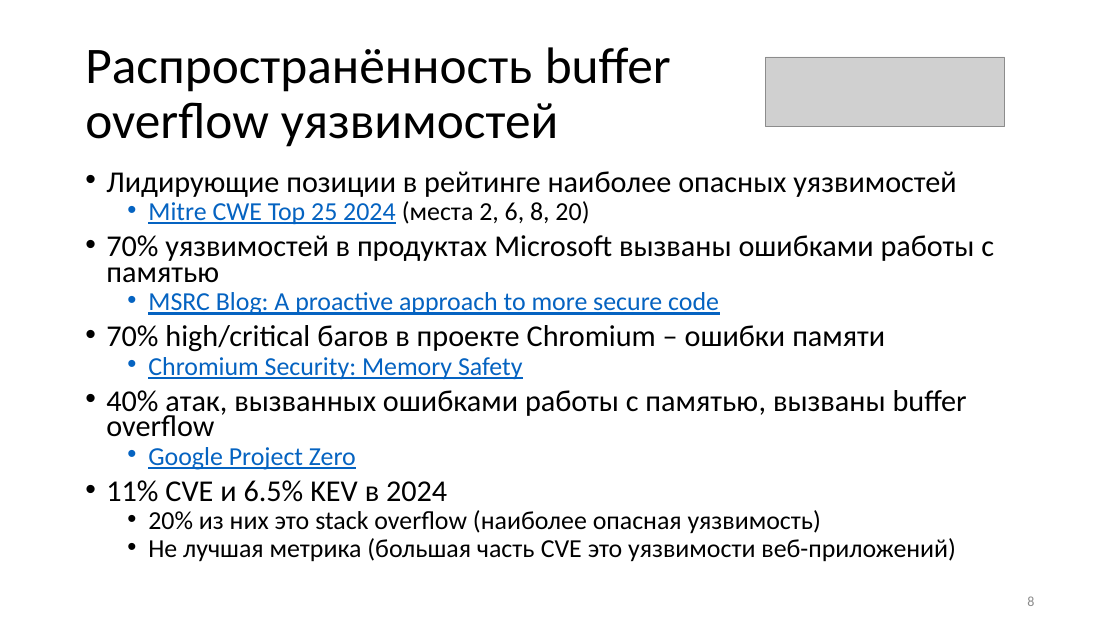
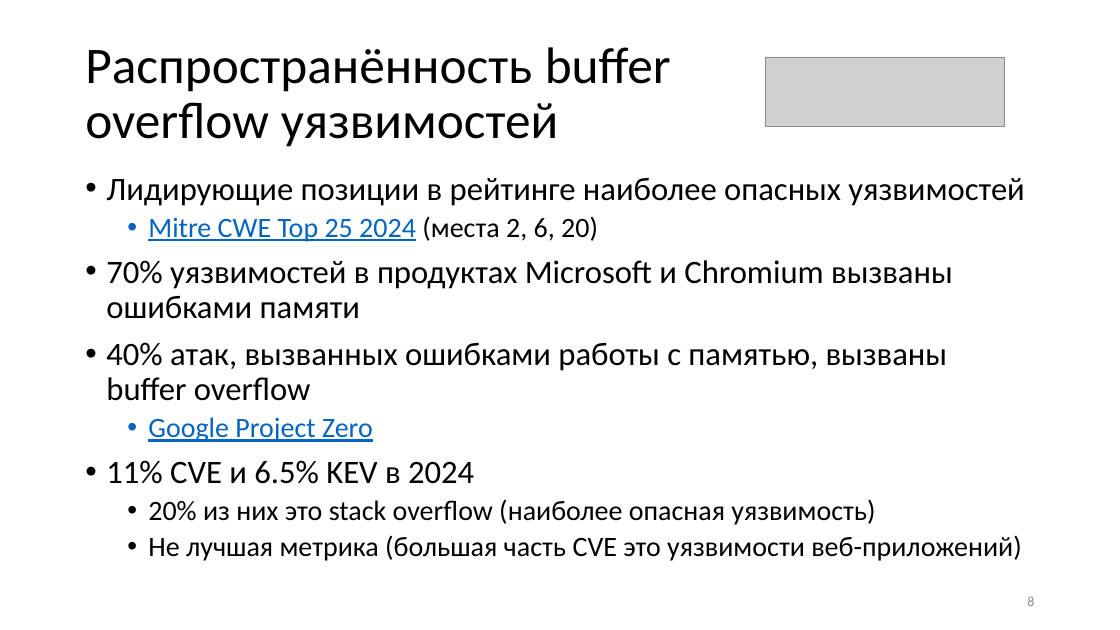
Before and after one commit to yugr/slides, a slide deck: slide 8 of CppZeroCost/2025/RU.pptx. Drawn at 1120x630 pixels with LibreOffice and Linux fonts; fonts in the diff are those of the drawing; grey boxes stand for pictures. Boxes give left, top, right and bottom in pixels: in the first picture for what was removed or moved away, otherwise in the second. Text is boxed around its words. In the diff, an @@ line names an element or a change of style, - is before the commit and + after.

```diff
--- a/CppZeroCost/2025/RU.pptx
+++ b/CppZeroCost/2025/RU.pptx
@@ text at [106, 178, 1024, 561]: size 25.9 to 28 pt in "Лидирующие позиции в рейтинге наиболее опасных уязвимостей", "40% атак, вызванных ошибками работы с памятью, ...", "11% CVE и 6.5% KEV в 2024"; size 22.2 to 24 pt in "Google Project Zero", "20% из них это stack overflow (наиболее ...", "Не лучшая метрика (большая часть CVE это ..."; line spacing 0.7 to 0.9 @@
@@ text at [106, 216, 953, 319]: text changed; size 25.9 to 28 pt @@
-  • Mitre CWE Top 25 2024 (места 2, 6, 8, 20)
-• 70% уязвимостей в продуктах Microsoft вызваны ошибками работы с памятью
-  • MSRC Blog: A proactive approach to more secure code
-• 70% high/critical багов в проекте Chromium – ошибки памяти
-  • Chromium Security: Memory Safety
+  • Mitre CWE Top 25 2024 (места 2, 6, 20)
+• 70% уязвимостей в продуктах Microsoft и Chromium вызваны ошибками памяти
```
Also in this commit, not shown: 11 other slides changed, 5 other files.
